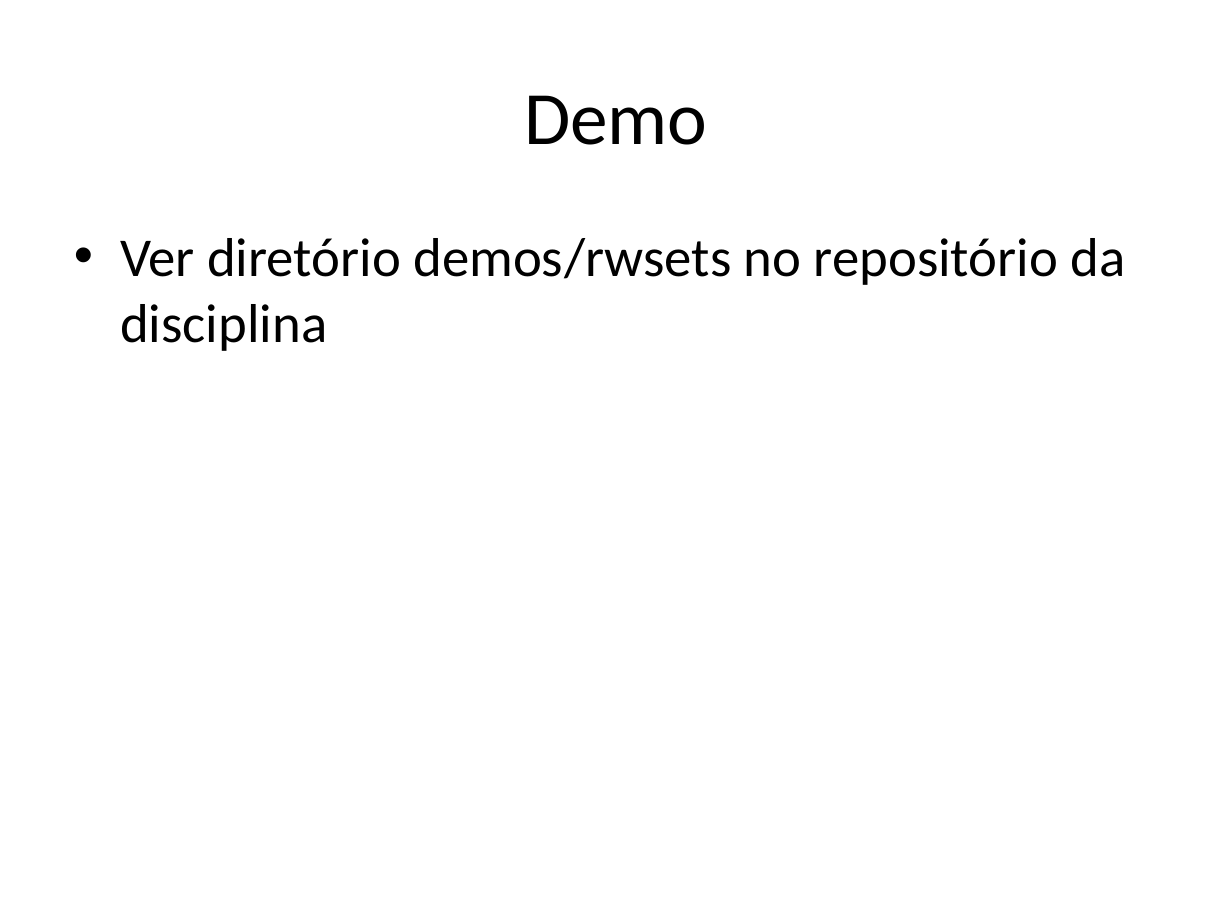
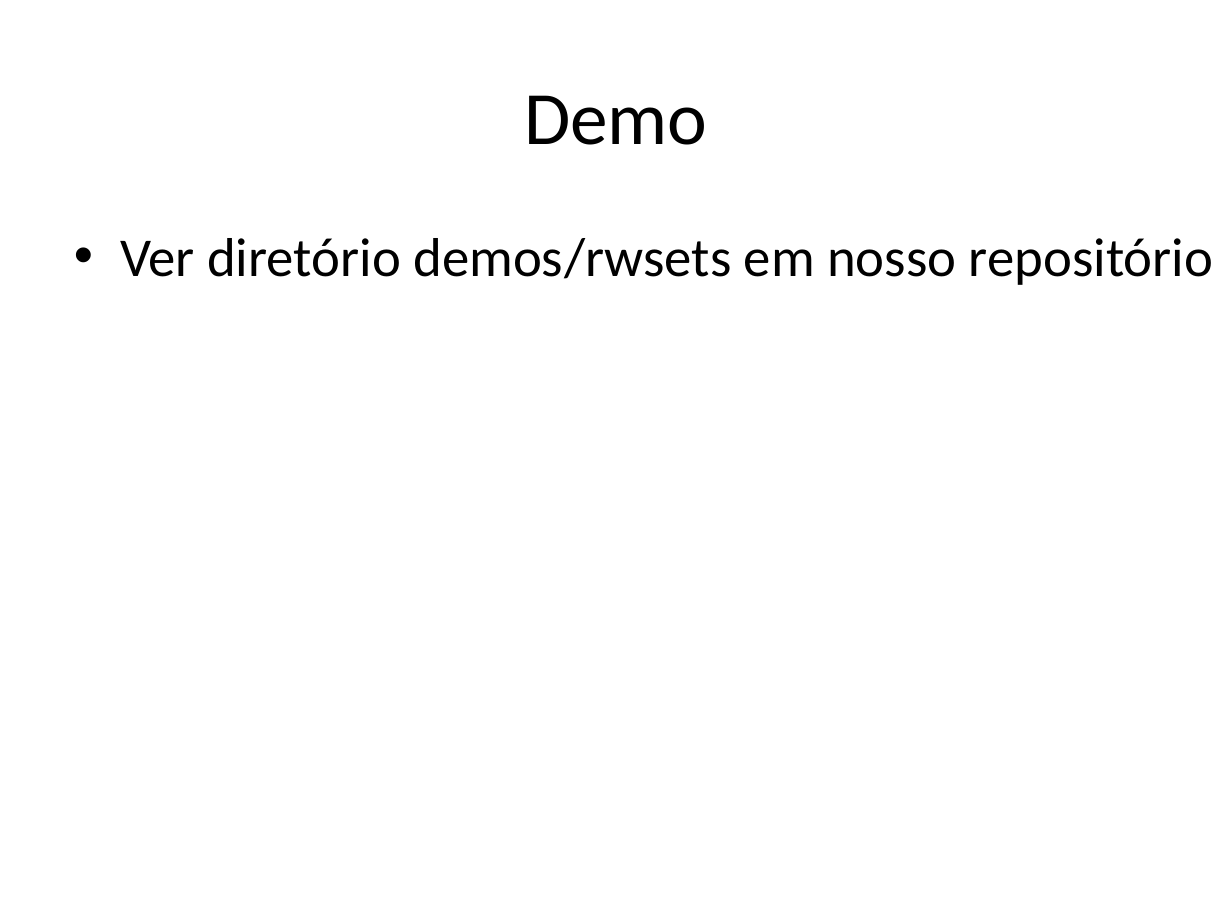
Before and after one commit to damorim/compilers-cin, a slide deck: slide 10 of slides-aulas/aplicacoes.pptx. Drawn at 1232x924 pixels with LibreOffice and Linux fonts; fonts in the diff are those of the drawing. Boxes give left, top, right and bottom in pixels: in the first picture for what was removed or moved away, otherwise in the second. Text is boxed around its words. In the diff, an @@ line names an element or a change of style, - is before the commit and + after.

Commit message:
Ajustes nos arquivos do repositório (3)

```diff
--- a/slides-aulas/aplicacoes.pptx
+++ b/slides-aulas/aplicacoes.pptx
@@ text at [120,238,1213,285]: text changed @@
-• Ver diretório demos/rwsets no repositório da disciplina
+• Ver diretório demos/rwsets em nosso repositório
```
Also in this commit, not shown: 3 other slides changed, 1 slide added, 1 slide removed, 4 other files.
